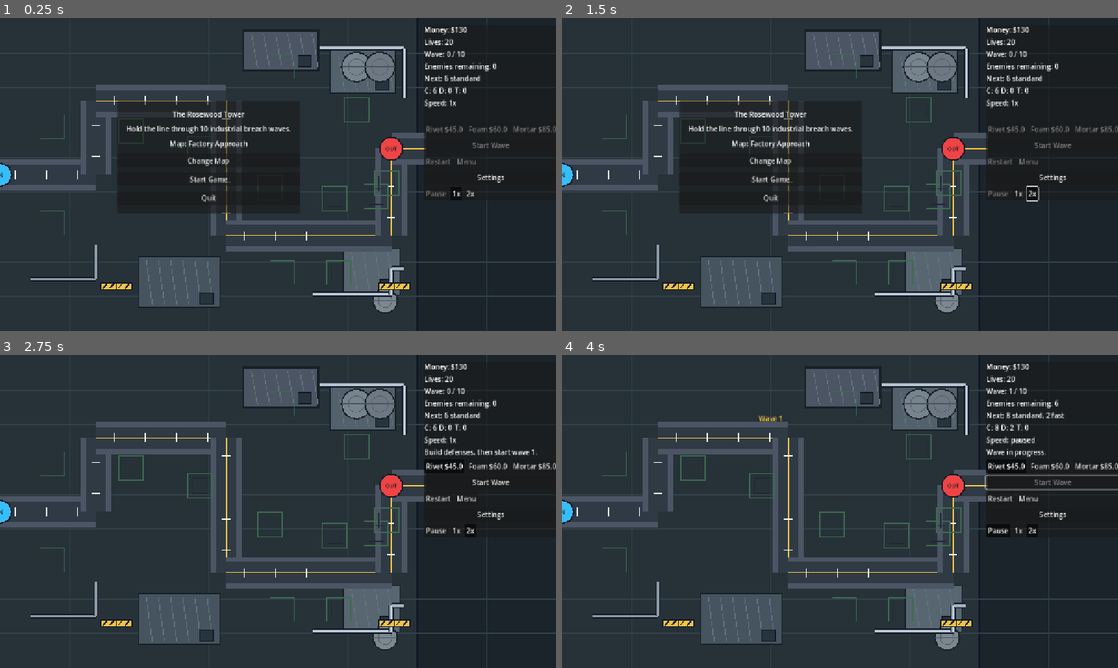
Above: before the commit, frames 1-4 (two rows, left to right).
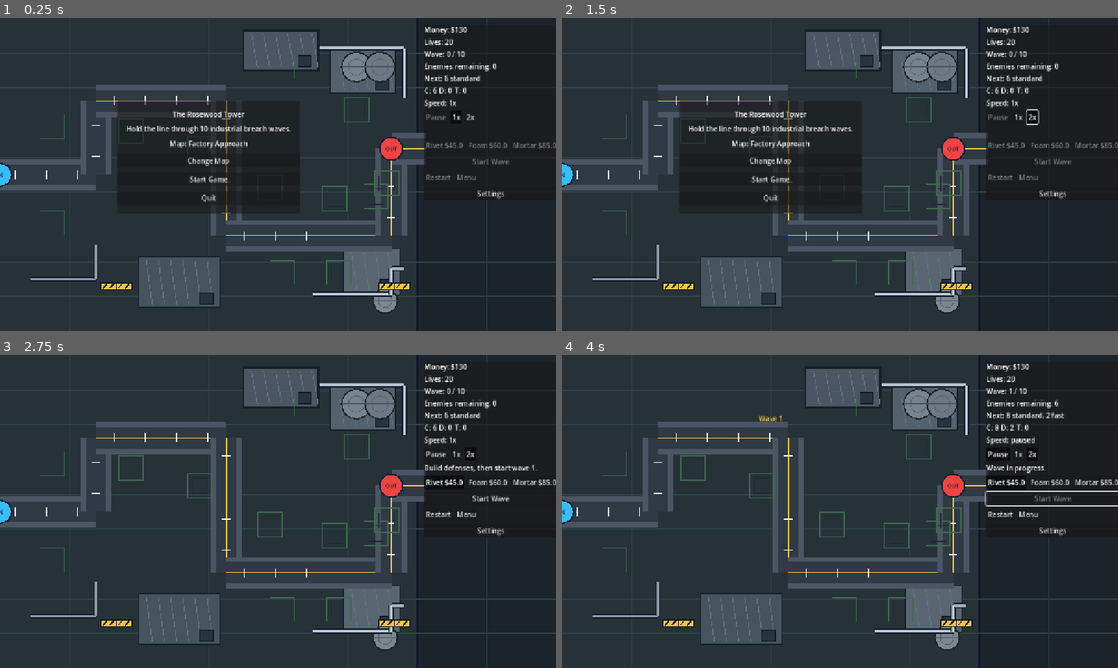
Above: after the commit, the same moments.

Repository: hobsojam/the-rosewood-tower
Game: Godot game, scene res://scenes/Game.tscn
Same seed, same stepped clock (60 frames per second), same inputs: the game is played once before the commit and once after it.
Inputs:
- Up to frame 1 (0.25 s): no input
- Up to frame 2 (1.5 s): click "1x" at 0.5 s; click "2x" at 1.25 s
- Up to frame 3 (2.75 s): click "Start Game" at 2 s
- Up to frame 4 (4 s): click "Pause" at 2.75 s; click "Start Wave" at 3.5 s

The runs differ from the first frame. In frame 1, 0.9% of the frame differs, in the area x 76-100%, y 30-58%; in frame 2, 1.0%; in frame 3, 1.3%; in frame 4, 1.8%.

Commit message:
Keep speed controls visible when towers are selected

Diff:
--- a/scripts/Game.gd
+++ b/scripts/Game.gd
@@ -148,6 +148,29 @@
 		next_wave_row.add_child(label)
 		next_wave_count_labels[enemy_id] = label
 	layout.add_child(speed_label)
+
+	var speed_row := HBoxContainer.new()
+	speed_row.add_theme_constant_override("separation", 6)
+	layout.add_child(speed_row)
+
+	pause_button = Button.new()
+	pause_button.text = "Pause"
+	pause_button.toggle_mode = true
+	pause_button.pressed.connect(_on_pause_pressed)
+	speed_row.add_child(pause_button)
+
+	speed_1x_button = Button.new()
+	speed_1x_button.text = "1x"
+	speed_1x_button.toggle_mode = true
+	speed_1x_button.pressed.connect(_on_speed_pressed.bind(1.0))
+	speed_row.add_child(speed_1x_button)
+
+	speed_2x_button = Button.new()
+	speed_2x_button.text = "2x"
+	speed_2x_button.toggle_mode = true
+	speed_2x_button.pressed.connect(_on_speed_pressed.bind(2.0))
+	speed_row.add_child(speed_2x_button)
+
 	layout.add_child(status_label)
 
 	var button_row := HBoxContainer.new()
@@ -186,28 +209,6 @@
 	settings_button.toggle_mode = true
 	settings_button.pressed.connect(_on_settings_pressed)
 	layout.add_child(settings_button)
-
-	var speed_row := HBoxContainer.new()
-	speed_row.add_theme_constant_override("separation", 6)
-	layout.add_child(speed_row)
-
-	pause_button = Button.new()
-	pause_button.text = "Pause"
-	pause_button.toggle_mode = true
-	pause_button.pressed.connect(_on_pause_pressed)
-	speed_row.add_child(pause_button)
-
-	speed_1x_button = Button.new()
-	speed_1x_button.text = "1x"
-	speed_1x_button.toggle_mode = true
-	speed_1x_button.pressed.connect(_on_speed_pressed.bind(1.0))
-	speed_row.add_child(speed_1x_button)
-
-	speed_2x_button = Button.new()
-	speed_2x_button.text = "2x"
-	speed_2x_button.toggle_mode = true
-	speed_2x_button.pressed.connect(_on_speed_pressed.bind(2.0))
-	speed_row.add_child(speed_2x_button)
 
 	_create_selection_panel()
 	_create_settings_panel()
